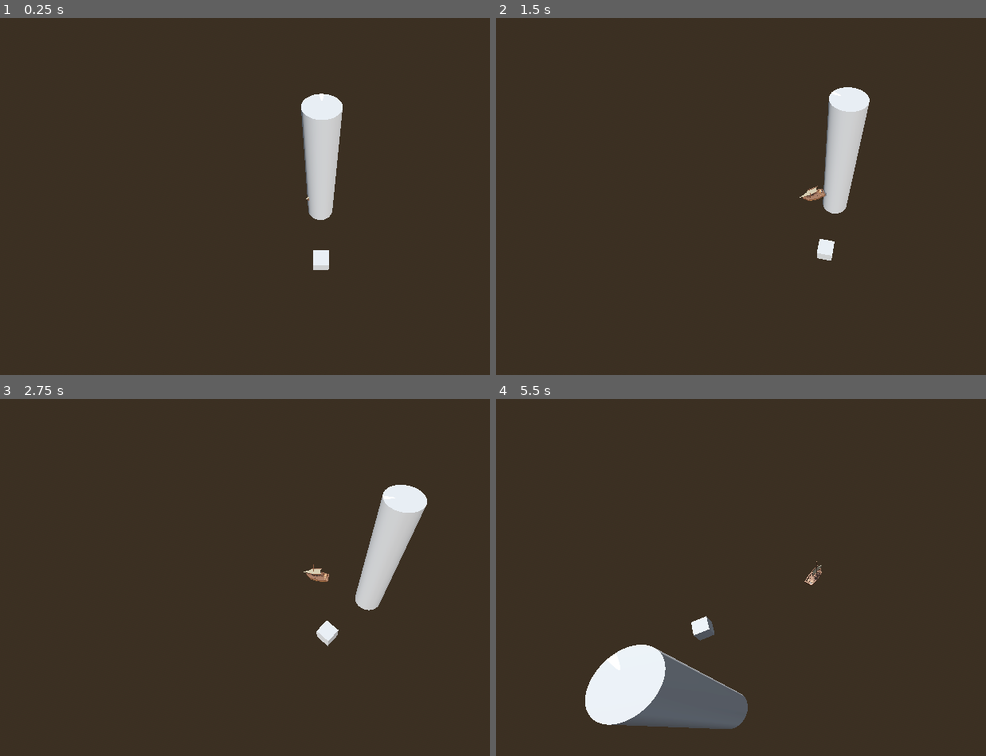
Above: before the commit, frames 1-4 (two rows, left to right).
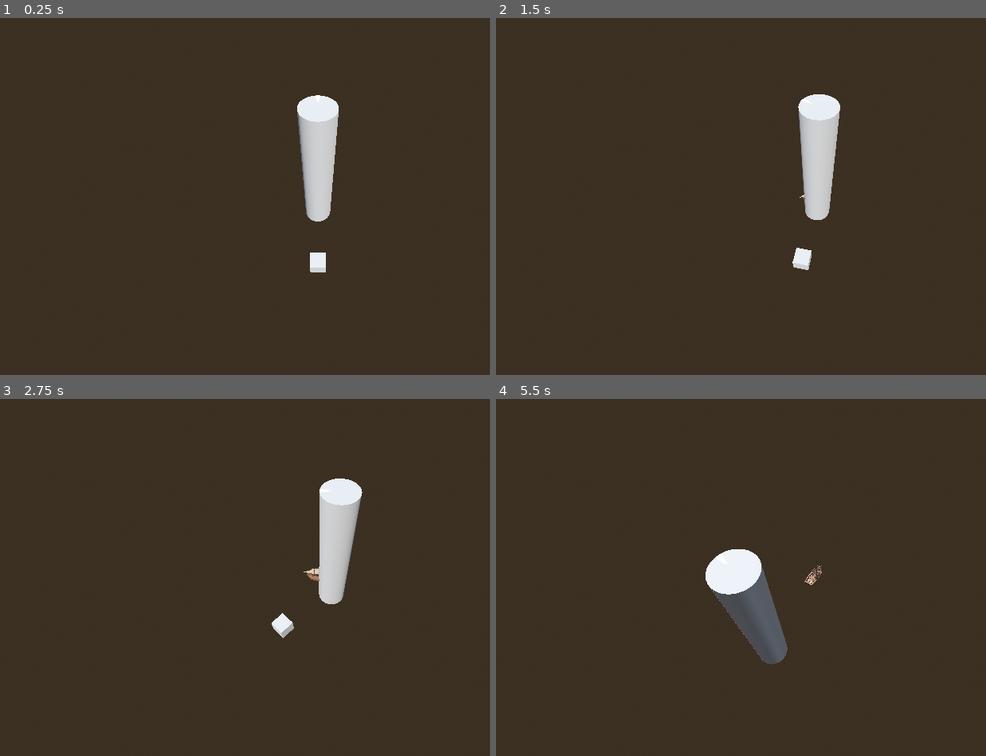
Above: after the commit, the same moments.

Repository: Yrthgze/Lighthouse
Game: Godot game, scene res://scenes/main_level.tscn
Same seed, same stepped clock (60 frames per second), same inputs: the game is played once before the commit and once after it.
Inputs:
- Up to frame 1 (0.25 s): no input
- Up to frame 2 (1.5 s): hold D (rotate_lighthouse_right) 0.53-1.28 s; hold Q (rotate_left) from 1.28 s (still down)
- Up to frame 3 (2.75 s): release Q (rotate_left) at 2.03 s; hold D (rotate_lighthouse_right) from 2.03 s (still down)
- Up to frame 4 (5.5 s): release D (rotate_lighthouse_right) at 3.53 s; hold Q (rotate_left) from 3.53 s (still down)

The runs differ from the first frame. In frame 1, 0.8% of the frame differs, in the area x 60-70%, y 21-72%; in frame 2, 4.0%; in frame 3, 5.3%; in frame 4, 8.8%, in the area x 18-67%, y 42-93%.

Commit message:
[TheLighthouse]: Acceleration seems to work

Diff:
--- a/scripts/allies/boat.gd
+++ b/scripts/allies/boat.gd
@@ -9,7 +9,7 @@
 # Variables de configuración
 var max_speed = 2.0  # Velocidad máxima en unidades por segundo
 var acceleration_duration = 4.0  # Duración en segundos para alcanzar la velocidad máxima
-var deceleration_progress = 0.5  # Distancia desde el final de la curva donde comenzará a desacelerar
+var deceleration_progress = 0.75  # Distancia desde el final de la curva donde comenzará a desacelerar
 var start_time = 0.0  # Tiempo de inicio del movimiento
 var acceleration_ratio = 0.0
 
@@ -30,8 +30,9 @@
 	if elapsed_time < acceleration_duration:
 		acceleration_ratio = elapsed_time / acceleration_duration
 	# Ease-in at end
-	# elif distance_to_end < deceleration_progress:
-	# 	acceleration_ratio = distance_to_end / deceleration_progress
+	elif distance_to_end < deceleration_progress:
+		acceleration_ratio = distance_to_end / deceleration_progress
+		acceleration_ratio = acceleration_ratio if acceleration_ratio > 0.2 else 0.2
 	# Max speed otherwise
 	else:
 		acceleration_ratio = 1.0
@@ -58,7 +59,7 @@
 	move_speed = get_current_speed(nav_path_follower.progress_ratio)
 	#var new_progress_ratio = move_speed * delta * 0.1
 	#advance_curve_progress(new_progress_ratio)
-	nav_path_follower.progress += max_speed * delta
+	nav_path_follower.progress += move_speed * delta
 	var a_p_ratio = nav_path_follower.progress_ratio
 	print(move_speed)
 	#look_at(nav_path_follower.global_transform.origin + nav_path_follower.transform.basis.z, Vector3.UP)
